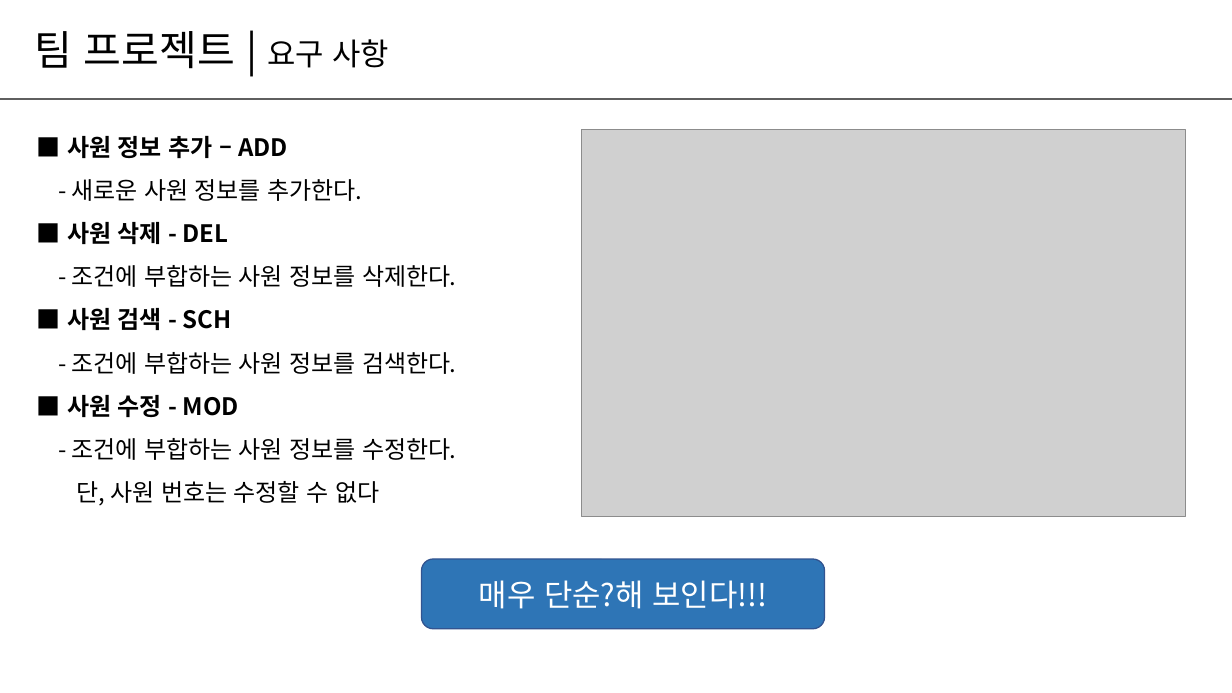
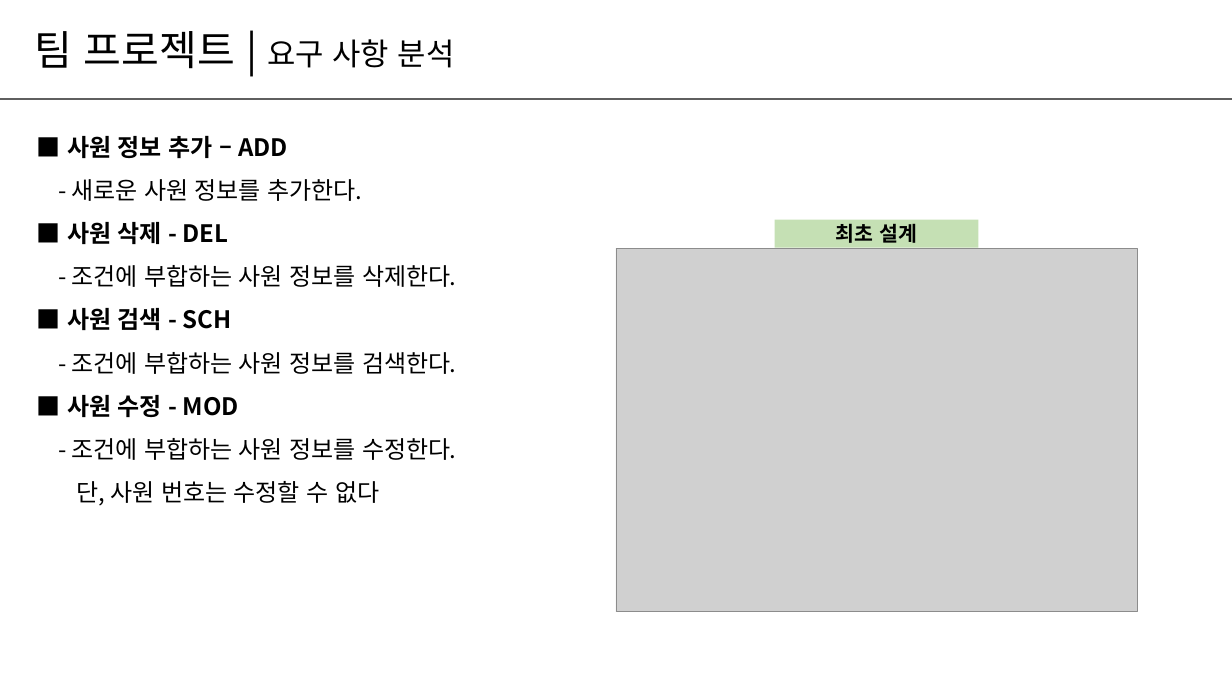
Before and after one commit to wjoongkim/Easy, a slide deck: slide 3 of 팀프로젝트_Easy팀_발표.pptx. Drawn at 1232x693 pixels with LibreOffice and Linux fonts; fonts in the diff are those of the drawing; grey boxes stand for pictures. Boxes give left, top, right and bottom in pixels: in the first picture for what was removed or moved away, otherwise in the second. Text is boxed around its words. In the diff, an @@ line names an element or a change of style, - is before the commit and + after.

```diff
--- a/팀프로젝트_Easy팀_발표.pptx
+++ b/팀프로젝트_Easy팀_발표.pptx
@@ text at (35,31,455,69): text changed @@
-팀 프로젝트 | 요구 사항
+팀 프로젝트 | 요구 사항 분석
@@ rectangle added at (775,220,979,248), fill #C5E0B4, 16 pt, text #000000, bold @@
+최초 설계
@@ picture: place and size @@
-picture at (581,129,1185,517)
+picture at (616,248,1138,612)
@@ rounded rectangle removed at (421,559,824,628) @@
-매우 단순?해 보인다!!!
```
Also in this commit, not shown: 11 other slides changed, 1 slide added.
